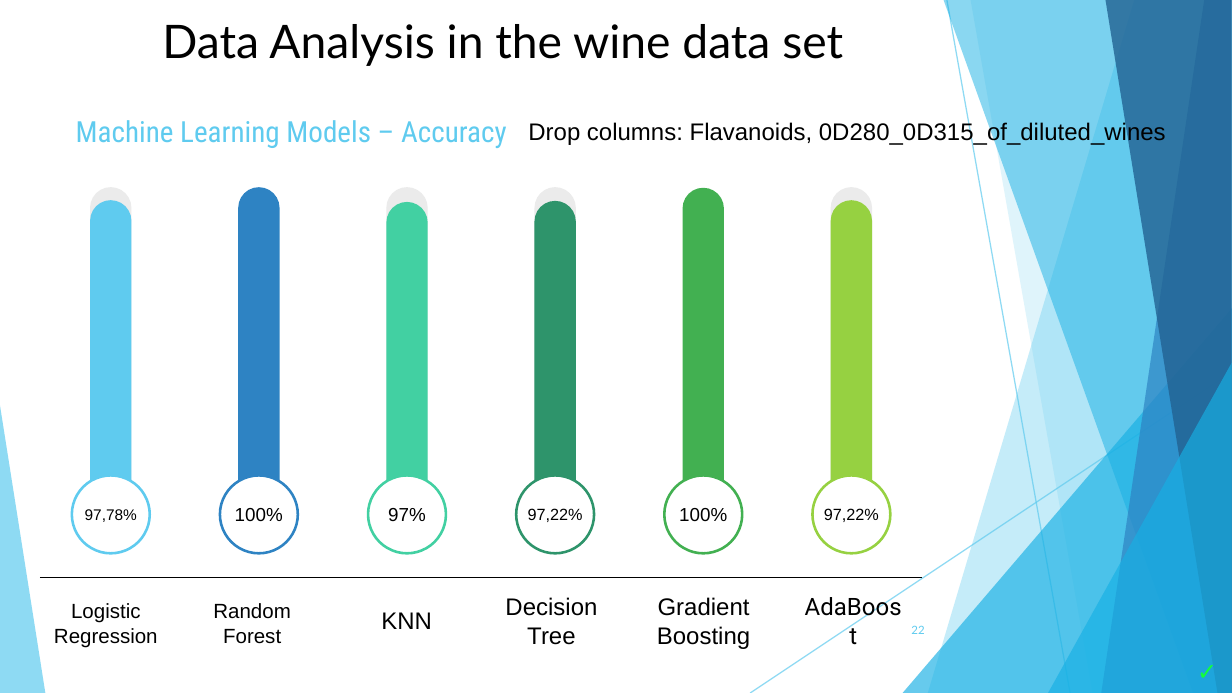
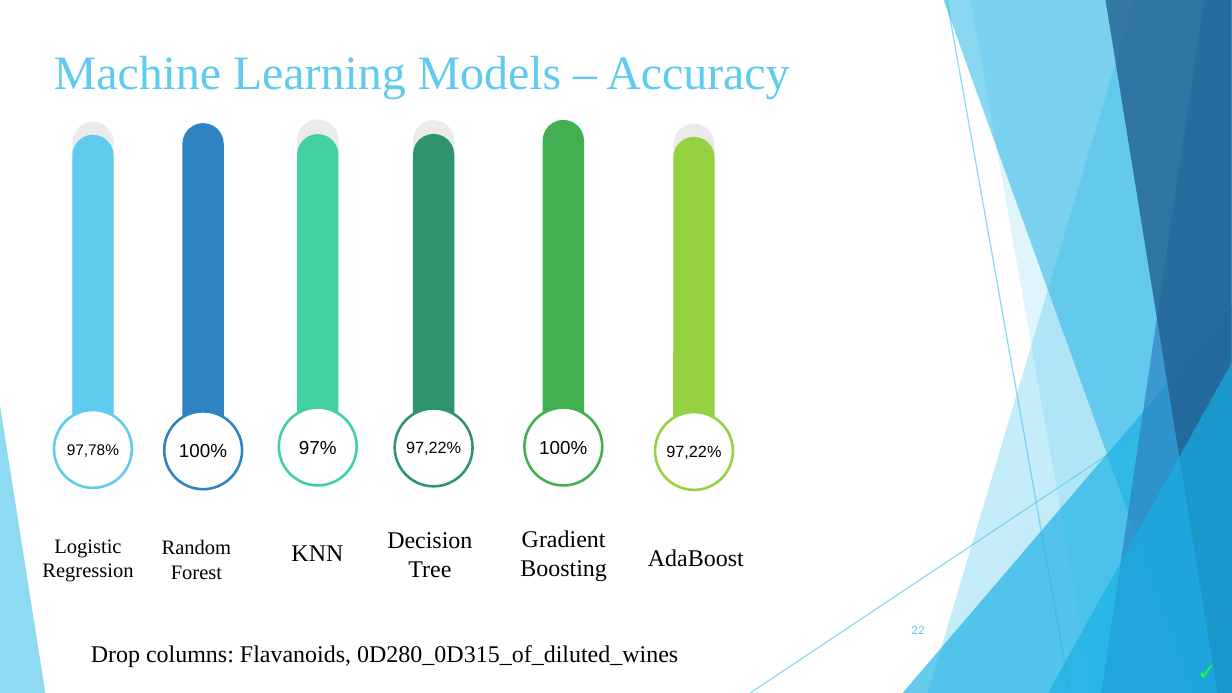
Before and after one commit to zoekelepiri/WineDataPrediction, a slide deck: slide 22 of Wine Data Set (2).pptx. Drawn at 1232x693 pixels with LibreOffice and Linux fonts; fonts in the diff are those of the drawing. Boxes give left, top, right and bottom in pixels: in the first picture for what was removed or moved away, otherwise in the second. Text is boxed around its words. In the diff, an @@ line names an element or a change of style, - is before the commit and + after.

```diff
--- a/Wine Data Set (2).pptx
+++ b/Wine Data Set (2).pptx
@@ text removed at [162, 24, 843, 66] @@
-Data Analysis in the wine data set
@@ text "Machine Learning Models – Accuracy": place and size @@
-text "Machine Learning Models – Accuracy" at [76, 120, 507, 148]
+text "Machine Learning Models – Accuracy" at [54, 55, 789, 99]
@@ text "Machine Learning Models – Accuracy" at [54, 55, 789, 99]: size 17 to 28 pt, font Roboto Condensed to Times New Roman @@
@@ 2 rounded rectangles, 1 ellipse, 1 text: place and size @@
-2 rounded rectangles, 1 ellipse, 1 text at [54, 187, 158, 648]
+2 rounded rectangles, 1 ellipse, 1 text at [42, 122, 133, 582]
@@ 1 text, 1 ellipse, 1 rounded rectangle: place and size @@
-1 text, 1 ellipse, 1 rounded rectangle at [213, 187, 298, 644]
+1 text, 1 ellipse, 1 rounded rectangle at [162, 123, 241, 580]
@@ 1 ellipse, 1 text, 1 rounded rectangle: place and size @@
-1 ellipse, 1 text, 1 rounded rectangle at [368, 202, 446, 629]
+1 ellipse, 1 text, 1 rounded rectangle at [278, 134, 356, 561]
@@ rounded rectangle: place and size @@
-rounded rectangle at [387, 187, 429, 527]
+rounded rectangle at [297, 120, 339, 460]
@@ 2 rounded rectangles, 1 ellipse: place and size @@
-2 rounded rectangles, 1 ellipse at [516, 187, 594, 553]
+2 rounded rectangles, 1 ellipse at [394, 121, 472, 487]
@@ rounded rectangle: place and size @@
-rounded rectangle at [683, 187, 724, 527]
+rounded rectangle at [542, 120, 584, 460]
@@ 2 rounded rectangles, 1 ellipse: place and size @@
-2 rounded rectangles, 1 ellipse at [812, 187, 890, 553]
+2 rounded rectangles, 1 ellipse at [655, 123, 733, 490]
@@ ellipse "100%": place and size @@
-ellipse "100%" at [664, 476, 742, 553]
+ellipse "100%" at [525, 408, 602, 485]
@@ text "Gradient Boosting": place and size @@
-text "Gradient Boosting" at [657, 597, 750, 649]
+text "Gradient Boosting" at [520, 530, 607, 581]
@@ text "Decision Tree": place and size @@
-text "Decision Tree" at [505, 597, 597, 645]
+text "Decision Tree" at [387, 532, 472, 578]
@@ text "AdaBoost": place and size @@
-text "AdaBoost" at [791, 578, 915, 692]
+text "AdaBoost" at [648, 549, 744, 567]
@@ text "AdaBoost" at [648, 549, 744, 567]: font Roboto to Times New Roman @@
@@ line removed from (39, 578) to (923, 578) @@
@@ font Arial to Times New Roman in 6 elements at [42, 539, 133, 582], [162, 539, 231, 580], [291, 545, 343, 561], [387, 532, 472, 578], [520, 530, 607, 581], [91, 645, 678, 667] @@
@@ text "Drop columns: Flavanoids, 0D280_0D315_of_diluted_wines": place and size @@
-text "Drop columns: Flavanoids, 0D280_0D315_of_diluted_wines" at [528, 121, 1166, 146]
+text "Drop columns: Flavanoids, 0D280_0D315_of_diluted_wines" at [91, 645, 678, 667]
```
Also in this commit, not shown: 7 other slides changed, 7 slides added, 6 slides removed.
